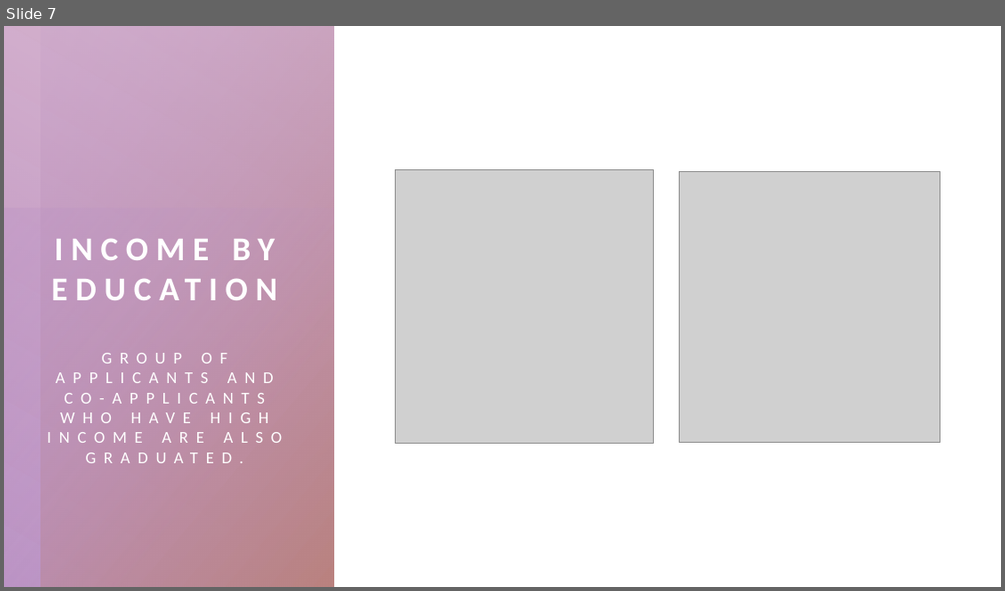
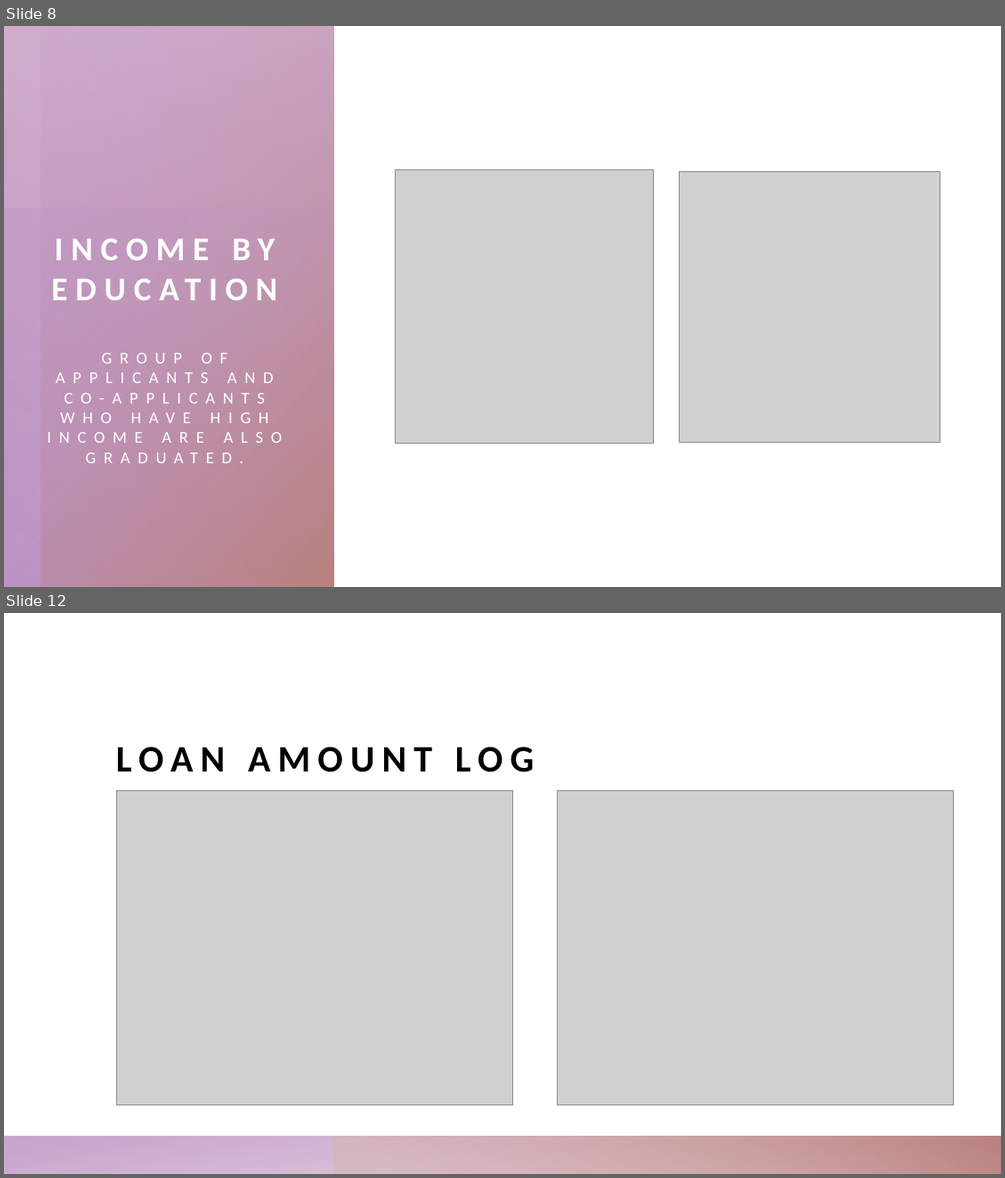
Before and after one commit to rafaelaqfc/Loan-Prediction-Project, a slide deck: Presentation.pptx. Shown one above the other, each under a label of ours: slide 7 before the commit, slides 8 and 12 after it; the slides between them are not shown. The pictures are 1005x591 and 1005x1178 pixels, drawn with LibreOffice and Linux fonts; fonts in the diff are those of the drawing; grey boxes stand for pictures. Boxes give left, top, right and bottom in pixels: in the first picture for what was removed or moved away, otherwise in the second. Text is boxed around its words. In the diff, an @@ line names an element or a change of style, - is before the commit and + after.

```diff
--- a/Presentation.pptx
+++ b/Presentation.pptx
@@ slide 12 added at <box>4,613,1001,1174</box>, background #FFFFFF; not listed: 2 template elements that a slide beside it also shows @@
@@ title added at <box>116,747,534,772</box>, 36 pt, text #000000, bold @@
+LOAN AMOUNT LOG
@@ picture added at <box>116,790,512,1105</box> @@
@@ picture added at <box>558,790,954,1105</box> @@
@@ what was slide 7 is now slide 8 @@
```
Also in this commit, not shown: 7 slides changed, 5 other slides added, 2 slides removed, 1 other file.
